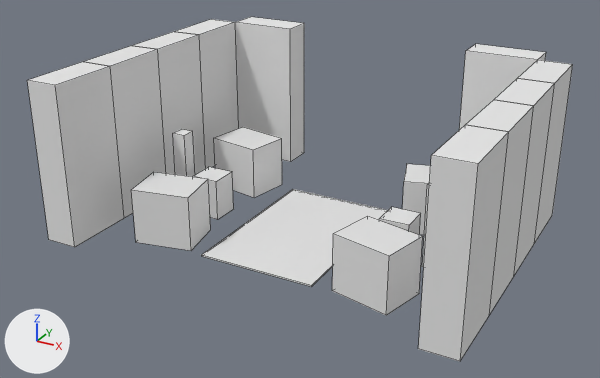
What one commit did to the Blender file Scenes/GothicLibrary.blend.
Before and after are seen from a camera (50 mm lens) standing at (24.3, -44.4, 25.4) and looking at (-0.4, 0.6, 2.9). Lighting does not change. The marker at lower left points along +X, +Y and +Z. Mesh edges are drawn as thin lines.

In view in the first picture: 'Bookshelf-110x23x50.001', 'Bookshelf-110x23x50.002', 'Bookshelf-110x23x50.003', 'Bookshelf-110x23x50.004', 'Bookshelf-110x23x50.005', 'Bookshelf-110x23x50.006', 'Bookshelf-110x23x50.007', 'Bookshelf-110x23x50.008', 'Bookshelf-110x23x50.009', 'Chair.001', 'Chair.003', 'Floor Rug'.
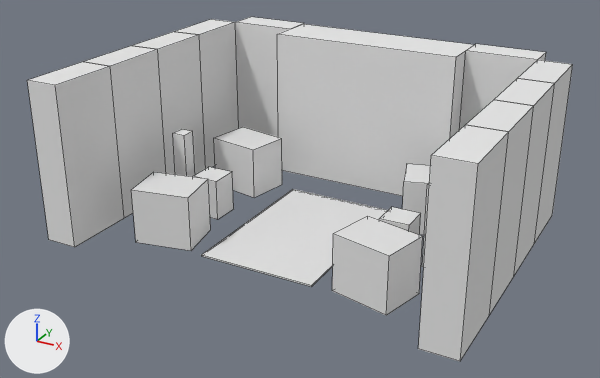
Commit message: Add fireplace wall

What differs and where, as boxes [x1, y1, x2, y2] in the pictures (600 x 378 px):
'FireplaceWall-110x20x70', added
    after: [277, 24, 473, 196]

The change in detail:
Material 'Material.003' (mat_material_003) is new.
Its base color is (0.8, 0.8, 0.8) (white #e7e7e7).
Mesh me_cube_008 is new.
It is a box spanning x 0.0..14.0, y 0.0..4.0, z 0.0..11.0.
It uses material mat_material_003 (white #e7e7e7).
Object 'FireplaceWall-110x20x70' (ob_fireplacewall_110x20x70) is new; it shows me_cube_008.
Its location is (-7.0, 9.0, 0.0).
